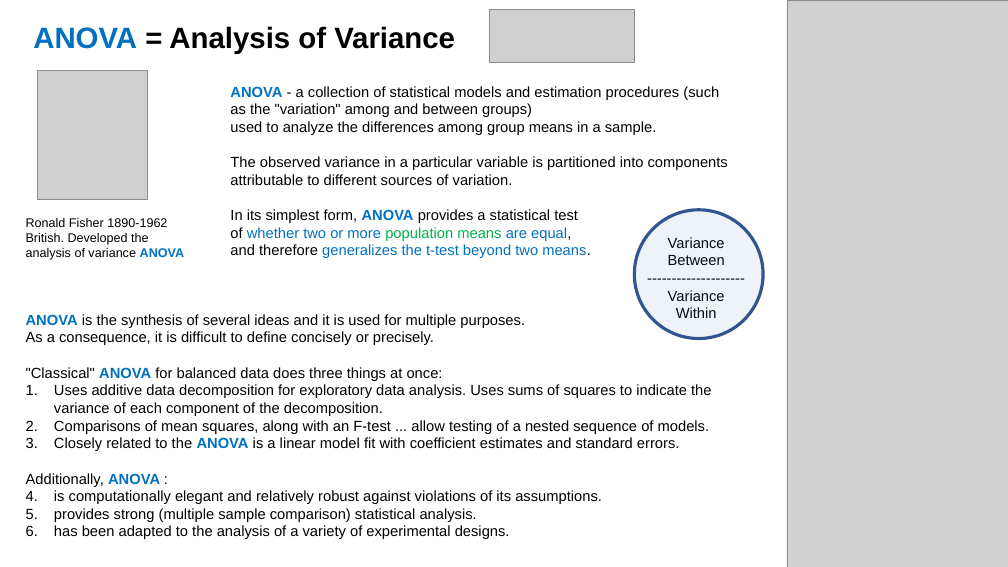
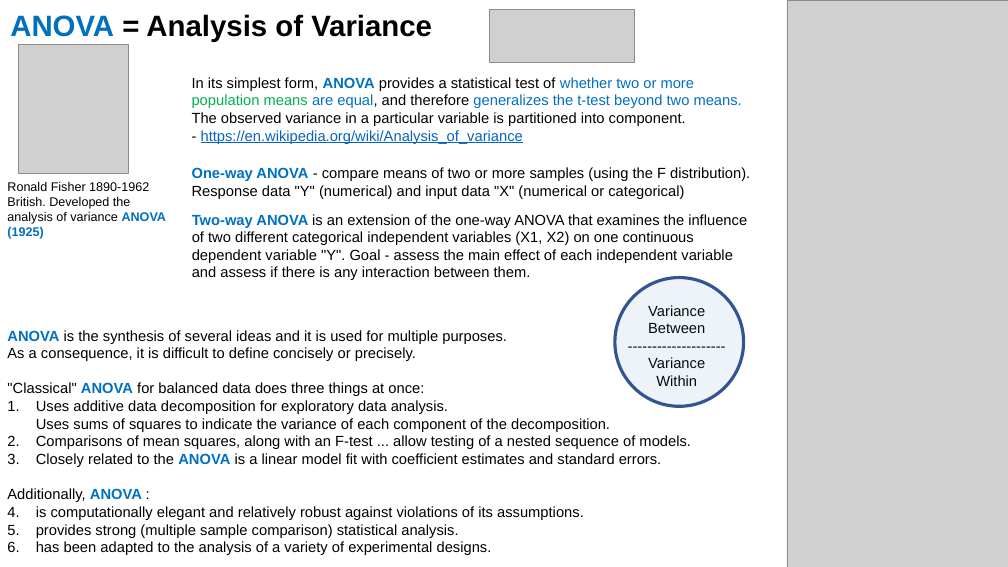
Before and after one commit to lselector/ml_ai_doc, a slide deck: slide 2 of statistics_08_F_ANOVA.pptx. Drawn at 1008x567 pixels with LibreOffice and Linux fonts; fonts in the diff are those of the drawing; grey boxes stand for pictures. Boxes give left, top, right and bottom in pixels: in the first picture for what was removed or moved away, otherwise in the second. Text is boxed around its words. In the diff, an @@ line names an element or a change of style, - is before the commit and + after.

Commit message:
statistics ANOVA

```diff
--- a/statistics_08_F_ANOVA.pptx
+++ b/statistics_08_F_ANOVA.pptx
@@ text "ANOVA = Analysis of Variance": place and size @@
-text "ANOVA = Analysis of Variance" at [33, 26, 455, 53]
+text "ANOVA = Analysis of Variance" at [10, 14, 432, 42]
@@ picture: place and size @@
-picture at [37, 71, 147, 200]
+picture at [18, 45, 128, 174]
@@ text at [192, 77, 742, 144]: text changed @@
-ANOVA - a collection of statistical models and estimation procedures (such as the "variation" among and between groups)
-used to analyze the differences among group means in a sample.
-The observed variance in a particular variable is partitioned into components attributable to different sources of variation.
-In its simplest form, ANOVA provides a statistical test
-of whether two or more population means are equal,
-and therefore generalizes the t-test beyond two means.
+In its simplest form, ANOVA provides a statistical test of whether two or more population means are equal, and therefore generalizes the t-test beyond two means.
+The observed variance in a particular variable is partitioned into component.
+- https://en.wikipedia.org/wiki/Analysis_of_variance
@@ text "Ronald Fisher 1890-1962": place and size @@
-text "Ronald Fisher 1890-1962" at [26, 218, 184, 260]
+text "Ronald Fisher 1890-1962" at [7, 182, 166, 239]
@@ text added at [192, 167, 750, 199], 14 pt, text #000000 @@
+One-way ANOVA - compare means of two or more samples (using the F distribution).
+Response data "Y" (numerical) and input data "X" (numerical or categorical)
@@ text at [7, 197, 166, 239]: text changed @@
-British. Developed the analysis of variance ANOVA
+British. Developed the analysis of variance ANOVA (1925)
@@ text added at [192, 214, 747, 280], 14 pt, text #000000 @@
+Two-way ANOVA is an extension of the one-way ANOVA that examines the influence of two different categorical independent variables (X1, X2) on one continuous dependent variable "Y". Goal - assess the main effect of each independent variable and assess if there is any interaction between them.
@@ ellipse: place and size @@
-ellipse at [634, 210, 763, 339]
+ellipse at [615, 278, 743, 406]
@@ text "Variance Between": place and size @@
-text "Variance Between" at [668, 237, 725, 318]
+text "Variance Between" at [648, 305, 705, 386]
@@ text "ANOVA is the synthesis of ...": place and size @@
-text "ANOVA is the synthesis of ..." at [26, 314, 711, 539]
+text "ANOVA is the synthesis of ..." at [7, 330, 691, 555]
```
Also in this commit, not shown: 2 other slides changed, 1 slide added.
